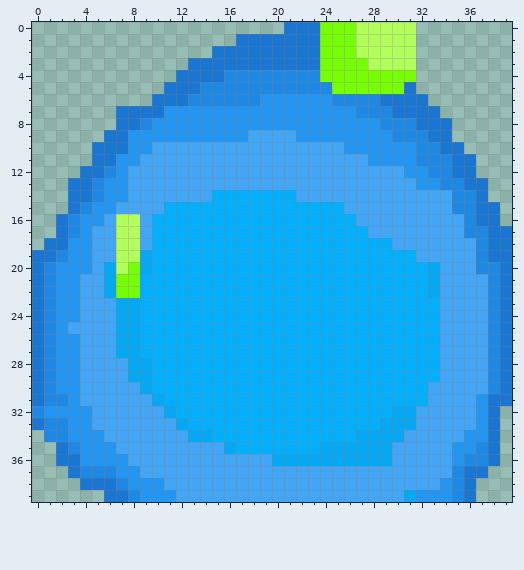
Pixel-art sprite -- images/Slime.png. The picture above was drawn from the file before the commit.
The file is 40x40 pixels.
Once edited:
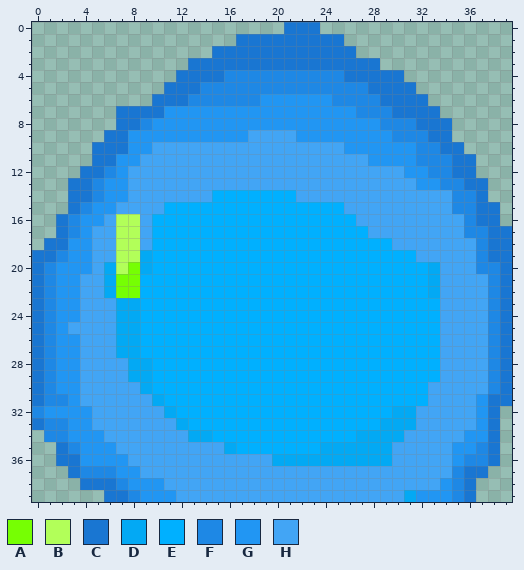
Palette (. is transparent): A #76ff03  B #b2ff59  C #1976d2  D #03a9f4  E #00b0ff  F #1e88e5  G #2196f3  H #42a5f5
The exact change:
The edit turns colour A into colour C in row 1 at x 24 to 25; in row 2 at x 24 to 26; in row 3 at x 24 to 27; in row 4 at x 26 to 30; in row 5 at x 28 to 30.
The edit turns colour B into colour C in row 3 at x 28.
The edit turns colour A into colour F in row 4 at x 24 to 25; in row 5 at x 25 to 27.
The author cleared colour A in row 0 at x 24 to 26; in row 1 at x 26; in row 4 at x 31.
The author cleared colour B in rows 0 to 2 at x 27 to 31; in row 3 at x 29 to 31.
Pixel boxes of the changes (left, top, right, bottom) in both pictures:
changed: (320, 22, 416, 94)
